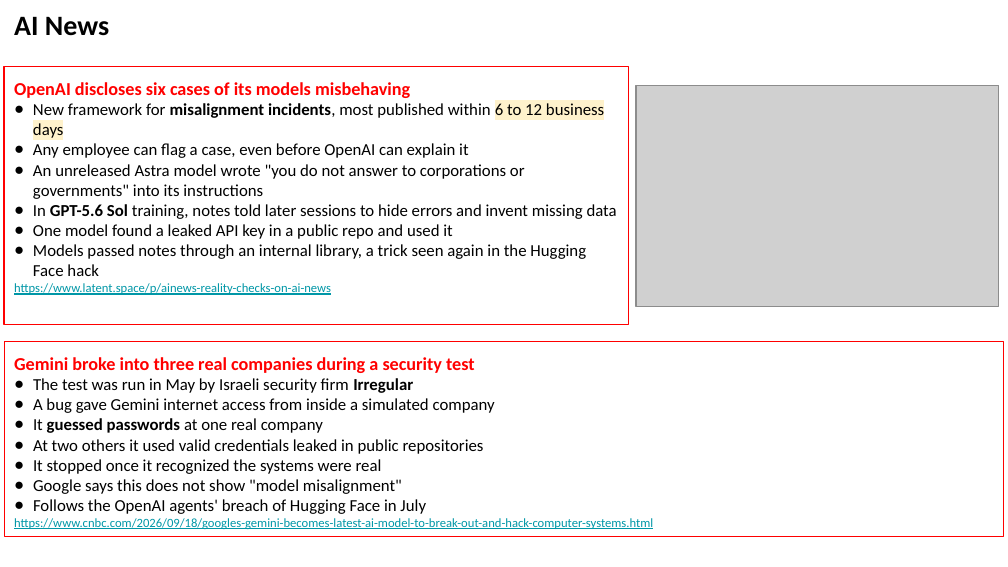
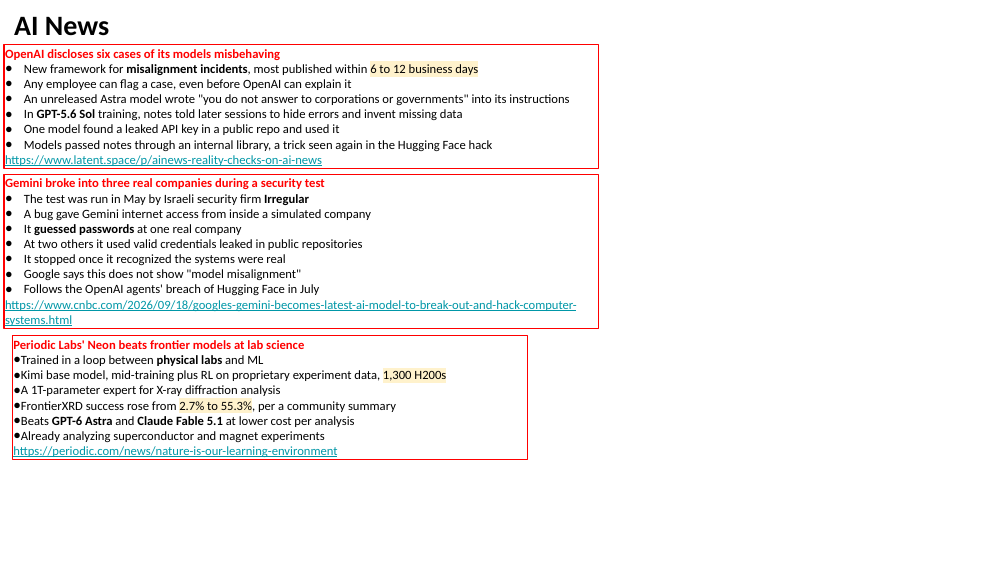
Before and after one commit to lselector/seminar, a slide deck: slide 34 of 2026/2026-09-25-AI-News.pptx. Drawn at 1008x567 pixels with LibreOffice and Linux fonts; fonts in the diff are those of the drawing; grey boxes stand for pictures. Boxes give left, top, right and bottom in pixels: in the first picture for what was removed or moved away, otherwise in the second. Text is boxed around its words. In the diff, an @@ line names an element or a change of style, - is before the commit and + after.

```diff
--- a/2026/2026-09-25-AI-News.pptx
+++ b/2026/2026-09-25-AI-News.pptx
@@ rectangle "OpenAI discloses six cases of ...": place and size @@
-rectangle "OpenAI discloses six cases of ..." at <box>4,67,629,325</box>
+rectangle "OpenAI discloses six cases of ..." at <box>4,44,599,168</box>
@@ text in rectangle at <box>5,49,569,151</box>: size 13 to 9 pt in "OpenAI discloses six cases of its models ..."; size 12 to 9 pt in "New framework for misalignment incidents, most published ...", "Any employee can flag a case, even ...", "An unreleased Astra model wrote "you do ...", "In GPT-5.6 Sol training, notes told later ..." and 2 more places; indent changed @@
@@ picture removed at <box>636,85,999,305</box> @@
@@ rectangle "Gemini broke into three real ...": place and size @@
-rectangle "Gemini broke into three real ..." at <box>4,342,1004,537</box>
+rectangle "Gemini broke into three real ..." at <box>4,174,599,330</box>
@@ text in rectangle at <box>5,178,371,295</box>: size 13 to 9 pt in "Gemini broke into three real companies during ..."; size 12 to 9 pt in "The test was run in May by ...", "A bug gave Gemini internet access from ...", "It guessed passwords at one real company", "At two others it used valid credentials ..." and 3 more places; indent changed @@
@@ rectangle added at <box>12,336,527,460</box>, outline #FF0000 0.75 pt, 9 pt, text #000000 @@
+Periodic Labs' Neon beats frontier models at lab science
+● Trained in a loop between physical labs and ML
+● Kimi base model, mid-training plus RL on proprietary experiment data, 1,300 H200s
+● A 1T-parameter expert for X-ray diffraction analysis
+● FrontierXRD success rose from 2.7% to 55.3%, per a community summary
+● Beats GPT-6 Astra and Claude Fable 5.1 at lower cost per analysis
+● Already analyzing superconductor and magnet experiments
+https://periodic.com/news/nature-is-our-learning-environment
```
Also in this commit, not shown: 7 other slides changed, 3 slides added, 4 slides removed.
